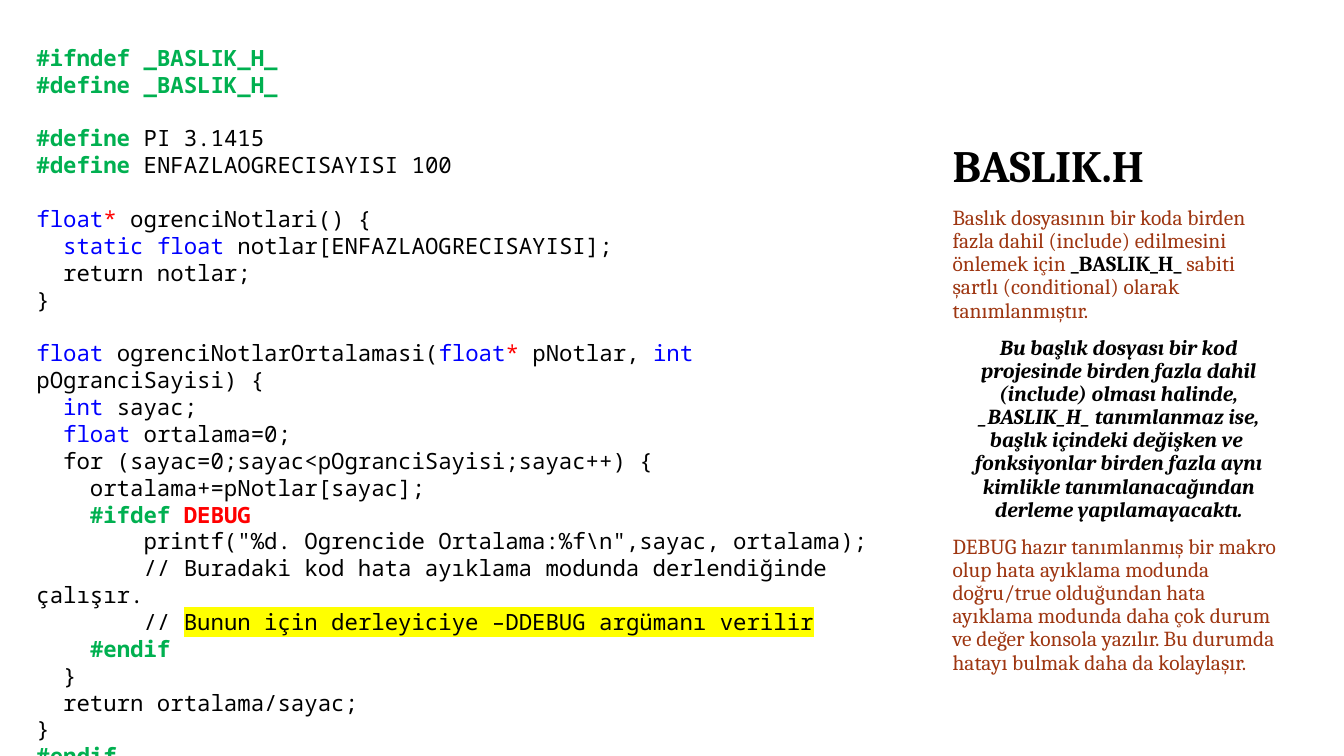
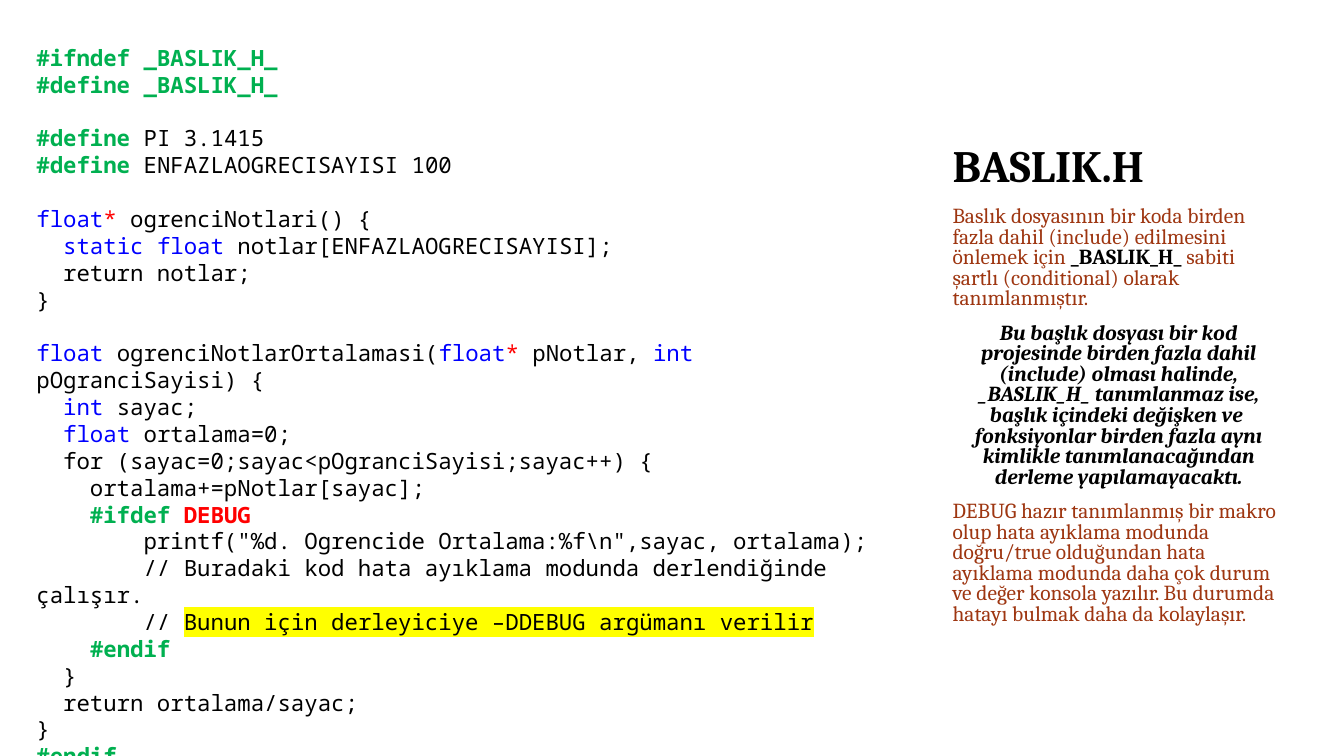
Before and after one commit to HoydaBre/clanguage, a slide deck: slide 6 of Sunular/24.Önişlemci Yönergeleri.pptx (slide 5 before the commit). Drawn at 1344x756 pixels with LibreOffice and Linux fonts; fonts in the diff are those of the drawing; background and template pictures are left out. Boxes give left, top, right and bottom in pixels: in the first picture for what was removed or moved away, otherwise in the second. Text is boxed around its words. In the diff, an @@ line names an element or a change of style, - is before the commit and + after.

```diff
--- a/Sunular/24.Önişlemci Yönergeleri.pptx
+++ b/Sunular/24.Önişlemci Yönergeleri.pptx
@@ text "Baslık dosyasının bir koda birden ..." at (953, 208, 1276, 626): line spacing 0.9 to 0.8 @@
```
Also in this commit, not shown: 1 other slide changed, 1 slide added.
